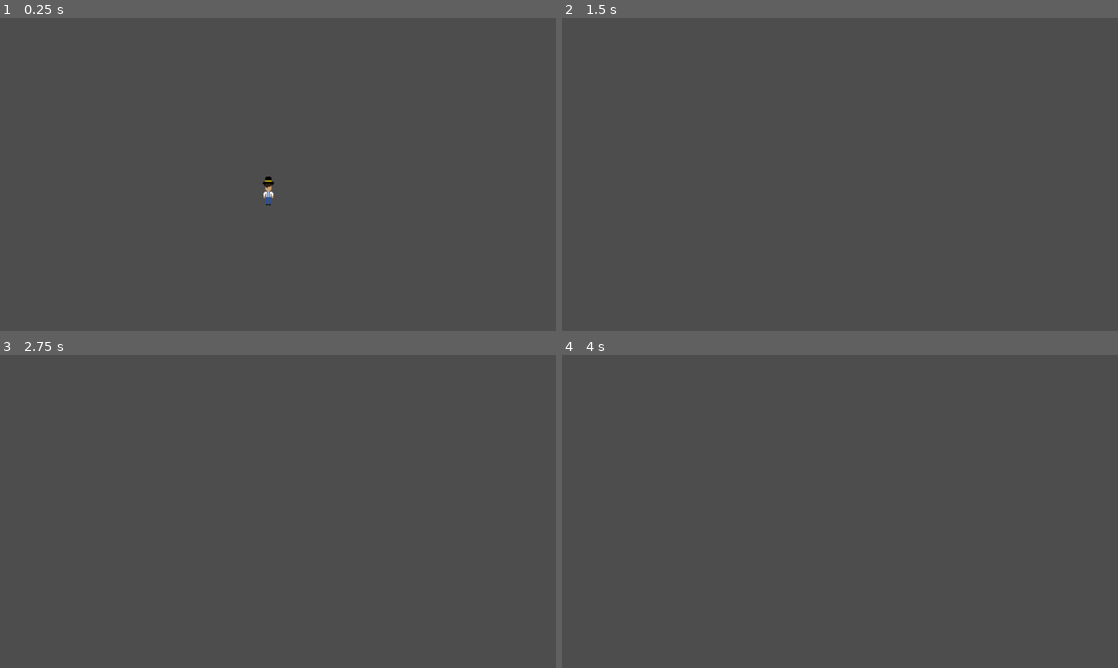
Above: before the commit, frames 1-4 (two rows, left to right).
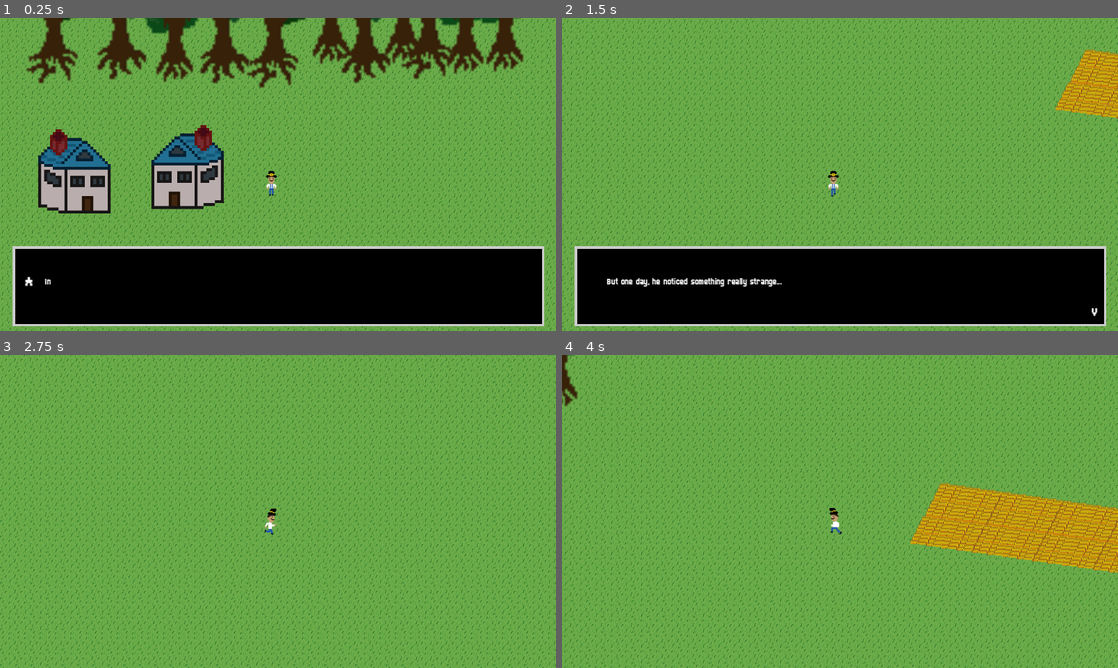
Above: after the commit, the same moments.

Repository: ian-kr/Melon
Game: Godot game, scene res://scenes/levels/town.tscn
Same seed, same stepped clock (60 frames per second), same inputs: the game is played once before the commit and once after it. Before the commit the project starts from res://scenes/Player_Content/character_body_2d.tscn.
Inputs:
- Up to frame 1 (0.25 s): no input
- Up to frame 2 (1.5 s): tap Enter (ui_accept) at 0.5, 0.6, 0.77, 1.07, 1.35 s; hold D (right) 0.53-1.28 s; hold S (down) from 1.28 s (still down)
- Up to frame 3 (2.75 s): tap Enter (ui_accept) at 1.52, 1.82, 2.1 s; release S (down) at 2.03 s; hold D (right) from 2.03 s (still down)
- Up to frame 4 (4 s): release D (right) at 2.78 s; hold W (up) 2.78-3.53 s; tap Enter (ui_accept) at 2.85, 3.02, 3.32, 3.6, 3.77 s; hold A (left) from 3.53 s (still down)

The runs differ from the first frame. In frame 1, 100% of the frame differs, in the area x 0-100%, y 0-100%; in frame 2, 100%; in frame 3, 100%; in frame 4, 100%.

Commit message:
FINALLY ADDED THE FIRST SCENE
The first scene is added and also resized the floor LOL

Diff:
--- a/project.godot
+++ b/project.godot
@@ -11,7 +11,7 @@
 [application]
 
 config/name="melon"
-run/main_scene="res://scenes/Player_Content/character_body_2d.tscn"
+run/main_scene="res://scenes/levels/town.tscn"
 config/features=PackedStringArray("4.2", "GL Compatibility")
 
 [display]
--- a/scenes/Player_Content/character_body_2d.gd
+++ b/scenes/Player_Content/character_body_2d.gd
@@ -3,7 +3,8 @@
 @export var SPEED: float = 1002.0
 
 var input_direction : Vector2 = Vector2.ZERO
-var facing = "up"
+var facing = "down"
+
 func _ready():
 	$AnimationPlayer.play("walk_right")
 func get_input():
--- a/scenes/TextScript/text_box.tscn
+++ b/scenes/TextScript/text_box.tscn
@@ -14,6 +14,7 @@
 script = ExtResource("1_uvkcc")
 
 [node name="TextPanel" type="Panel" parent="."]
+visible = false
 anchors_preset = 12
 anchor_top = 1.0
 anchor_right = 1.0
--- a/scenes/TextScript/textboxScript.gd
+++ b/scenes/TextScript/textboxScript.gd
@@ -11,6 +11,7 @@
 const readRate = 0.1
 var line = 0
 var textqueue = []
+
 enum state {
 	READY,
 	READING,
@@ -20,10 +21,6 @@
 # Called when the node enters the scene tree for the first time.
 func _ready():
 	hideTextbox() # Replace with function body.
-	queue("First text")
-	queue("Second text")
-	queue("Third text")
-	queue("Forth text")
 	#for thing in text:
 		#if
 		#addText(thing)
--- a/scenes/levels/insideBarn.tscn
+++ b/scenes/levels/insideBarn.tscn
@@ -32,11 +32,11 @@
 
 [node name="DarkWood" type="Sprite2D" parent="ParallaxBackground/ParallaxLayer"]
 texture_repeat = 2
-position = Vector2(570, 330)
+position = Vector2(752, 500)
+scale = Vector2(0.5, 0.5)
 texture = ExtResource("1_oheuv")
 region_enabled = true
-region_rect = Rect2(0, 0, 1150, 650)
-metadata/_edit_lock_ = true
+region_rect = Rect2(0, 0, 3000, 2000)
 
 [node name="TileMap" type="TileMap" parent="."]
 tile_set = SubResource("TileSet_tl7uj")
--- a/scenes/levels/town.gd
+++ b/scenes/levels/town.gd
@@ -1,9 +1,17 @@
 extends Node2D
 
-
+@onready var plr = $Player
 # Called when the node enters the scene tree for the first time.
 func _ready():
-	pass # Replace with function body.
+	var introText = "res://scenes/TextScript/intro.txt"
+	var currentFile = FileAccess.open(introText,FileAccess.READ)
+
+	var text = currentFile.get_as_text()
+	text = text.split("\n")
+	text.remove_at(text.size()-1)
+	for line in text:
+		$TextBox.queue(line)
+	pass
 
 
 # Called every frame. 'delta' is the elapsed time since the previous frame.
--- a/scenes/levels/town.tscn
+++ b/scenes/levels/town.tscn
@@ -12,6 +12,7 @@
 [ext_resource type="Texture2D" uid="uid://cwldi1vc7tqlt" path="res://graphics/assets/things/House1.png" id="9_o6io6"]
 [ext_resource type="Script" path="res://scenes/levels/LeaveArea.gd" id="10_eswwj"]
 [ext_resource type="Script" path="res://scenes/levels/Barn Area.gd" id="10_g07nf"]
+[ext_resource type="PackedScene" uid="uid://oeeu0tx5jfoh" path="res://scenes/TextScript/text_box.tscn" id="13_5o8hg"]
 
 [sub_resource type="RectangleShape2D" id="RectangleShape2D_xsw73"]
 size = Vector2(1031, 85)
@@ -171,6 +172,8 @@
 scale = Vector2(0.761719, 0.765625)
 texture = ExtResource("3_2xk2g")
 
+[node name="TextBox" parent="." instance=ExtResource("13_5o8hg")]
+
 [connection signal="area_shape_entered" from="LeaveArea" to="." method="_on_leave_area_area_shape_entered"]
 [connection signal="body_entered" from="LeaveArea" to="LeaveArea" method="_on_body_entered"]
 [connection signal="body_entered" from="Barn Area" to="Barn Area" method="_on_body_entered"]
Not shown: 1 places in scenes/levels/town.tscn that only renumber resources
